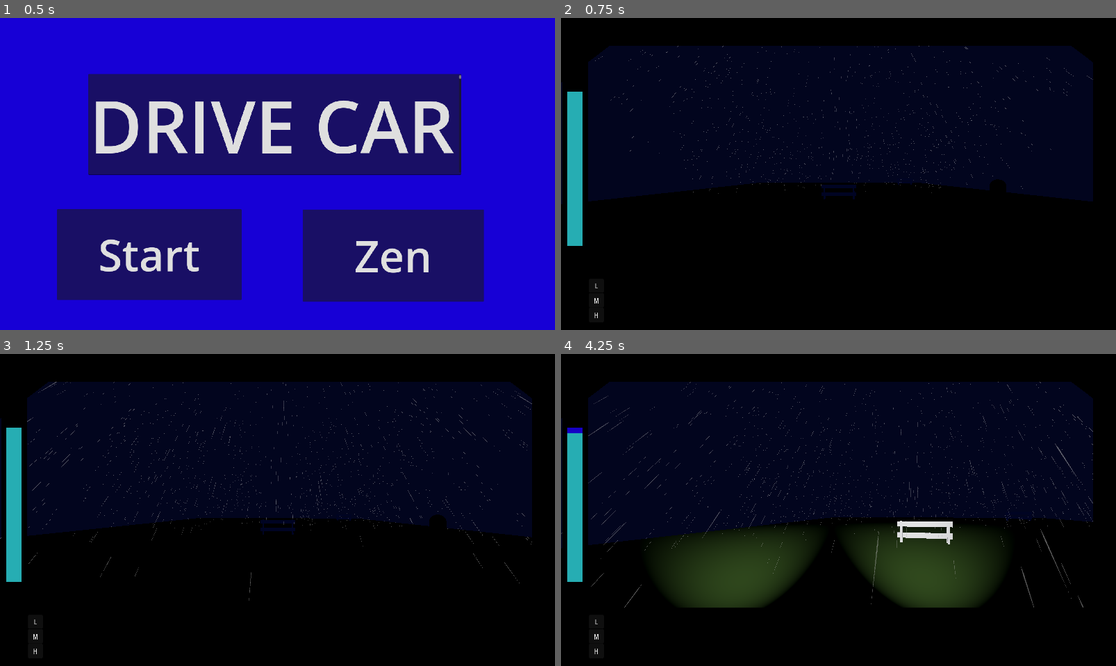
Above: before the commit, frames 1-4 (two rows, left to right).
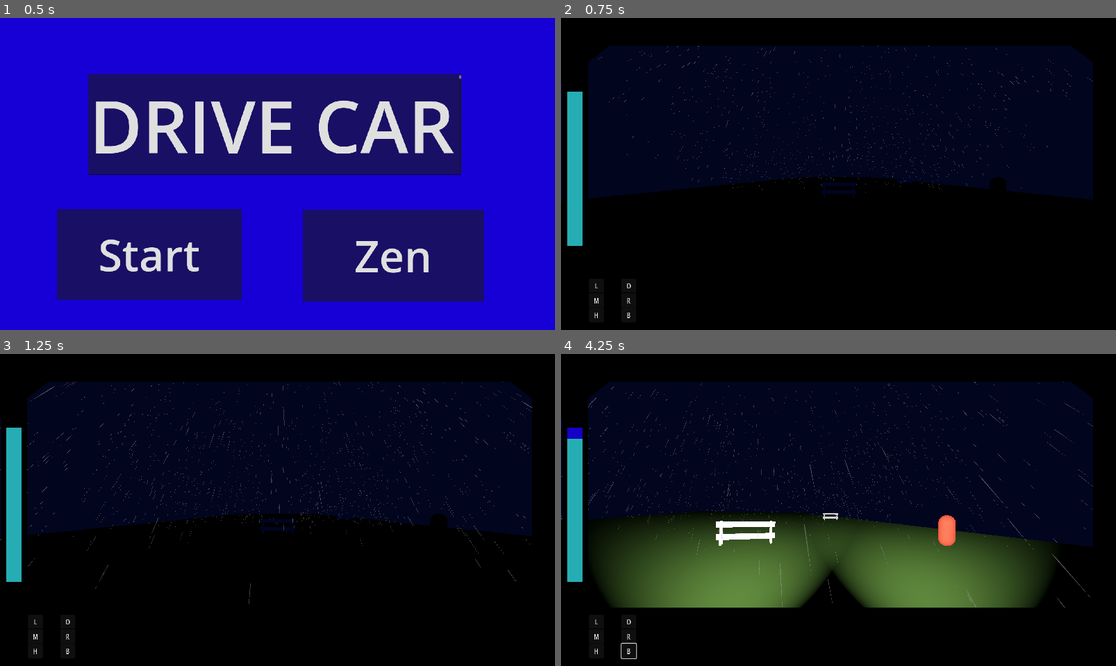
Above: after the commit, the same moments.

Repository: reniby/Southbound
Game: Godot game, scene res://Scenes/menu.tscn
Same seed, same stepped clock (60 frames per second), same inputs: the game is played once before the commit and once after it.
Inputs (mouse positions are in pixels of both pictures, inside the frame that each line leads up to):
- Up to frame 1 (0.5 s): no input
- Up to frame 2 (0.75 s): click "Start" at 0.5 s
- Up to frame 3 (1.25 s): no input
- Up to frame 4 (4.25 s): click (627, 622) at 1.25 s, where only the run after the commit has a clickable "O"; click (627, 634) at 2 s, where only the run after the commit has a clickable "R"; click (627, 650) at 2.75 s, where only the run after the commit has a clickable "B"; move the mouse to (960, 494) at 3.52 s; hold D (right) from 3.53 s (still down); tap Space (light) at 3.6 s

Frame 1 is identical in both runs. In frame 2, 1.4% of the frame differs, in the area x 0-96%, y 8-97%; in frame 3, 1.5%; in frame 4, 24%, in the area x 0-96%, y 8-98%.

Commit message:
Road gen fix + headlight UI

Diff:
--- a/Scenes/World.tscn
+++ b/Scenes/World.tscn
@@ -63,6 +63,9 @@
 transform = Transform3D(10.9452, 0, 0, 0, 1, 0, 0, 0, 14.297, 0, 0, 0)
 
 [node name="road2" parent="Roads" groups=["Road2"] instance=ExtResource("1_pwtgb")]
+transform = Transform3D(10.9452, 0, 0, 0, 1, 0, 0, 0, 14.297, 0, 0, 114)
+
+[node name="road3" parent="Roads" groups=["Road3"] instance=ExtResource("1_pwtgb")]
 transform = Transform3D(10.9452, 0, 0, 0, 1, 0, 0, 0, 14.297, 0, 0, 57)
 
 [node name="Obstacles" type="Node3D" parent="."]
@@ -98,7 +101,7 @@
 shadow_enabled = true
 
 [node name="Player" parent="." groups=["Player"] instance=ExtResource("5_f8doh")]
-transform = Transform3D(1, 0, 0, 0, 1, 0, 0, 0, 1, -0.0544739, 0.568322, 27.3746)
+transform = Transform3D(1, 0, 0, 0, 1, 0, 0, 0, 1, -0.0544739, 0.267626, 27.3746)
 
 [node name="GPUParticles3D" type="GPUParticles3D" parent="Player"]
 transform = Transform3D(1, 0, 0, 0, 0.787903, 1.05774, 0, -0.615799, 1.35336, 0.188629, 15.1497, -27.3599)
--- a/Scenes/hud.tscn
+++ b/Scenes/hud.tscn
@@ -105,6 +105,35 @@
 scale = Vector2(1.25287, 1.61577)
 text = "H"
 
+[node name="Gears2" type="Node" parent="."]
+
+[node name="Off" type="Button" parent="Gears2"]
+offset_left = 209.0
+offset_top = 903.0
+offset_right = 250.0
+offset_bottom = 934.0
+scale = Vector2(1.25287, 1.53577)
+text = "O"
+
+[node name="Regular" type="Button" parent="Gears2"]
+offset_left = 209.0
+offset_top = 952.0
+offset_right = 250.0
+offset_bottom = 983.0
+scale = Vector2(1.25287, 1.61577)
+text = "R"
+
+[node name="Brights" type="Button" parent="Gears2"]
+offset_left = 209.0
+offset_top = 1003.0
+offset_right = 250.0
+offset_bottom = 1034.0
+scale = Vector2(1.25287, 1.61577)
+text = "B"
+
 [connection signal="pressed" from="Gears/Low" to="." method="_on_low_pressed"]
 [connection signal="pressed" from="Gears/Med" to="." method="_on_med_pressed"]
 [connection signal="pressed" from="Gears/High" to="." method="_on_high_pressed"]
+[connection signal="pressed" from="Gears2/Off" to="." method="_on_off_pressed"]
+[connection signal="pressed" from="Gears2/Regular" to="." method="_on_regular_pressed"]
+[connection signal="pressed" from="Gears2/Brights" to="." method="_on_brights_pressed"]
--- a/Scenes/player.tscn
+++ b/Scenes/player.tscn
@@ -6,6 +6,8 @@
 
 [sub_resource type="BoxShape3D" id="BoxShape3D_u2dtu"]
 size = Vector3(1, 0.24469, 2.2334)
+
+[sub_resource type="BoxShape3D" id="BoxShape3D_v7adf"]
 
 [node name="Player" type="VehicleBody3D"]
 transform = Transform3D(1, 0, 0, 0, 1, 0, 0, 0, 1, -0.129436, 0, 0.0157738)
@@ -25,21 +27,13 @@
 [node name="Camera3D" type="Camera3D" parent="Pivot"]
 current = true
 
-[node name="SpotLight3D" type="SpotLight3D" parent="."]
-transform = Transform3D(0.947713, 0, -0.319125, 0, 1, 0, 0.319125, 0, 0.947713, 0.75, 1, -0.75)
-light_energy = 40.0
-light_size = 1.0
-distance_fade_enabled = true
-spot_range = 36.21
-spot_angle = 27.5018
+[node name="Area3D" type="Area3D" parent="."]
 
-[node name="SpotLight3D2" type="SpotLight3D" parent="."]
-transform = Transform3D(0.923813, 0, 0.382845, 0, 1, 0, -0.382845, 0, 0.923813, -0.75, 1, -0.75)
-light_energy = 16.0
-light_size = 1.0
-distance_fade_enabled = true
-spot_range = 36.2101
-spot_angle = 27.5018
+[node name="CollisionShape3D" type="CollisionShape3D" parent="Area3D"]
+transform = Transform3D(1, 0, 0, 0, 1, 0, 0, 0, 1, 0, -0.430148, 0)
+shape = SubResource("BoxShape3D_v7adf")
+
+[node name="Node" type="Node" parent="."]
 
 [node name="VehicleWheel3D" type="VehicleWheel3D" parent="."]
 transform = Transform3D(-1, 0, 8.74228e-08, 0, 1, 0, -8.74228e-08, 0, -1, 0.718625, 0, -0.550285)
@@ -60,3 +54,19 @@
 transform = Transform3D(-1, 0, 8.74228e-08, 0, 1, 0, -8.74228e-08, 0, -1, 0.549839, 0, 0.731662)
 use_as_traction = true
 suspension_stiffness = 50.0
+
+[node name="SpotLight3D" type="SpotLight3D" parent="."]
+transform = Transform3D(0.947713, 0, -0.319125, 0, 1, 0, 0.319125, 0, 0.947713, 0.75, 1, -0.75)
+light_energy = 40.0
+light_size = 1.0
+distance_fade_enabled = true
+spot_range = 36.21
+spot_angle = 27.5018
+
+[node name="SpotLight3D2" type="SpotLight3D" parent="."]
+transform = Transform3D(0.923813, 0, 0.382845, 0, 1, 0, -0.382845, 0, 0.923813, -0.75, 1, -0.75)
+light_energy = 16.0
+light_size = 1.0
+distance_fade_enabled = true
+spot_range = 36.2101
+spot_angle = 27.5018
--- a/Scenes/road.tscn
+++ b/Scenes/road.tscn
@@ -29,4 +29,5 @@
 transform = Transform3D(2, 0, 0, 0, 2, 0, 0, 0, 2, 0, 0, 0)
 shape = SubResource("ConcavePolygonShape3D_c16ot")
 
+[connection signal="area_entered" from="Area3D" to="." method="_on_area_3d_area_entered"]
 [connection signal="body_entered" from="Area3D" to="." method="_on_area_3d_body_entered"]
--- a/Scripts/hud.gd
+++ b/Scripts/hud.gd
@@ -27,3 +27,15 @@
 
 func _on_high_pressed() -> void:
 	player.speed = HIGH_GEAR
+
+
+
+
+func _on_off_pressed() -> void:
+	player.set_lights(0)
+
+func _on_regular_pressed() -> void:
+	player.set_lights(1)
+
+func _on_brights_pressed() -> void:
+	player.set_lights(2)
--- a/Scripts/player.gd
+++ b/Scripts/player.gd
@@ -18,16 +18,10 @@
 const ENERGY_OPTIONS = [0,8,20]
 const RANGE_OPTIONS = [0,36,4000]
 const ANGLE_OPTIONS = [0,23,30]
-var curr_light
+var light_power = 0
 
 func _ready():
-	curr_light = 0
-	light1.light_energy = ENERGY_OPTIONS[curr_light]
-	light2.light_energy = ENERGY_OPTIONS[curr_light]
-	light1.spot_range = RANGE_OPTIONS[curr_light]
-	light2.spot_range = RANGE_OPTIONS[curr_light]
-	light1.spot_angle = ANGLE_OPTIONS[curr_light]
-	light2.spot_angle = ANGLE_OPTIONS[curr_light]
+	set_lights(0)
 	Input.set_mouse_mode(Input.MOUSE_MODE_VISIBLE)
 	speed = 5.0
 #
@@ -40,7 +34,7 @@
 
 func _physics_process(delta) -> void:
 	engine_force = 20
-	steering = lerp(steering, Input.get_axis("left", "right") * 0.4, delta * 5)
+	steering = lerp(steering, Input.get_axis("right", "left") * 0.4, delta * 5)
 	#axis_lock_angular_x = true
 	#axis_lock_angular_z = true
 
@@ -48,16 +42,7 @@
 		power = 100
 	elif power <= 0:
 		power = 0
-		print("you lose")
-
-	if Input.is_action_just_released("light"):
-		curr_light = (curr_light + 1) % 3
-		light1.light_energy = ENERGY_OPTIONS[curr_light]
-		light2.light_energy = ENERGY_OPTIONS[curr_light]
-		light1.spot_range = RANGE_OPTIONS[curr_light]
-		light2.spot_range = RANGE_OPTIONS[curr_light]
-		light1.spot_angle = ANGLE_OPTIONS[curr_light]
-		light2.spot_angle = ANGLE_OPTIONS[curr_light]
+		#print("you lose")
 
 	# Movement
 	var input_dir := Input.get_vector("left", "right", "ui_up", "ui_down")
@@ -68,7 +53,7 @@
 	#else:
 		#velocity.x = move_toward(velocity.x, 0, turn_speed)
 	#velocity.z = -1 * speed
-	power -= 0.001 * (speed + ENERGY_OPTIONS[curr_light])
+	power -= 0.001 * (speed + ENERGY_OPTIONS[light_power])
 
 	# Head bob
 	#time += delta * 2
@@ -77,3 +62,13 @@
 	#camera.transform.origin = pos
 
 	#move_and_slide()
+
+
+func set_lights(curr_light):
+	light_power = curr_light
+	light1.light_energy = ENERGY_OPTIONS[curr_light]
+	light2.light_energy = ENERGY_OPTIONS[curr_light]
+	light1.spot_range = RANGE_OPTIONS[curr_light]
+	light2.spot_range = RANGE_OPTIONS[curr_light]
+	light1.spot_angle = ANGLE_OPTIONS[curr_light]
+	light2.spot_angle = ANGLE_OPTIONS[curr_light]
--- a/Scripts/road.gd
+++ b/Scripts/road.gd
@@ -2,12 +2,23 @@
 
 @onready var road_1: Node3D = $"../road1"
 @onready var road_2: Node3D = $"../road2"
+@onready var road_3: Node3D = $"../road3"
 
-func _on_area_3d_body_entered(body: Node3D) -> void:
-	print(body)
-	var prev_road = road_2 if self.is_in_group("Road1") else road_1
+@onready var player: VehicleBody3D = $"../../Player"
 
-	prev_road.position.z -= 114
-	for area in prev_road.get_node("Area3D").get_overlapping_areas():
-		area.position.z -= 114
-		area.get_node("Mesh").visible = true
+
+func _on_area_3d_area_entered(area: Area3D) -> void:
+	if area.get_parent_node_3d().name == "Player":
+		print(self.get_groups())
+		var prev_road
+		if self.is_in_group("Road1"): prev_road = road_2
+		elif self.is_in_group("Road2"): prev_road = road_3
+		else: prev_road = road_1
+		print("prev: ", prev_road)
+
+
+		prev_road.position.z -= 57 * 3
+		for items in prev_road.get_node("Area3D").get_overlapping_areas():
+			if items.get_parent_node_3d().name != "Player":
+				items.position.z -= 57 * 3
+				items.get_node("Mesh").visible = true
Not shown: 1 places in Scenes/player.tscn that only renumber resources
